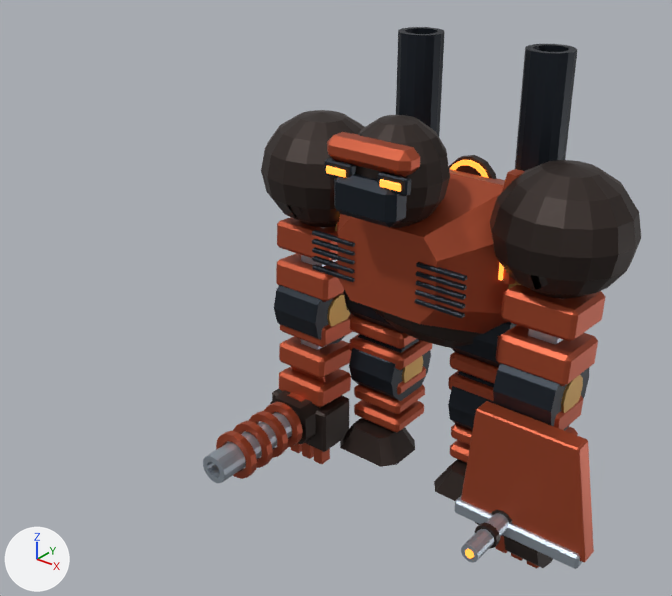
Renders of the glTF model public/assets/models/reference/t03.glb from each side of a commit.
Camera for both pictures: a camera (50 mm lens) standing at (4.51, -7.4, 6.03) and looking at (-0.15, -1.58, 2.42). The lights are fixed; the arrows at lower left show +X, +Y and +Z. The older version comes first. Both versions are drawn at frame 13 of the action 'heavy'; the numbers are the values there.

The first picture shows 'Export_chest_armor', 'Export_chest_dark', 'Export_elbow_l_armor', 'Export_elbow_l_steel', 'Export_elbow_r_armor', 'Export_head_dark', 'Export_head_shade', 'Export_heavy_armor', 'Export_shoulder_l_armor', 'Export_shoulder_l_shade', 'Export_shoulder_r_armor', 'Export_shoulder_r_shade' and 35 more.
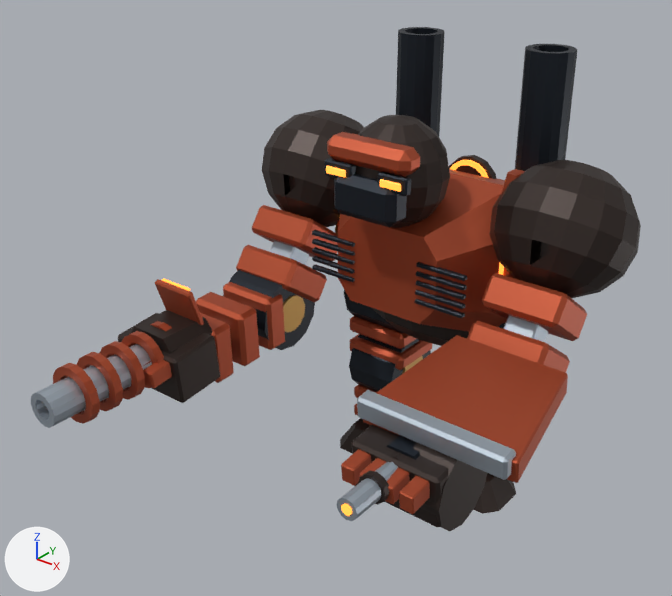
Not drawn themselves, but carrying or shaping drawn objects: ob_shoulder_l, ob_elbow_l, ob_gun, ob_shoulder_r, ob_elbow_r, ob_heavy.

The change, as a list of edits to the scene's bpy script:
```text
Change ob_shoulder_l:
    ob_shoulder_l.rotation_euler: (0.0, 0.0, 0.0) -> (-0.548, 0.0, 0.0)  # degrees (0, 0, 0) -> degrees (-31, 0, 0)
Change ob_elbow_l:
    ob_elbow_l.rotation_euler: (0.0, 0.0, 0.0) -> (-0.918, 0.0, 0.0)  # degrees (0, 0, 0) -> degrees (-53, 0, 0)
Change ob_gun:
    ob_gun.rotation_euler: (0.0, 0.0, 0.0) -> (1.466, 0.0, 0.0)  # degrees (0, 0, 0) -> degrees (84, 0, 0)
Change ob_shoulder_r:
    ob_shoulder_r.rotation_euler: (0.0, 0.0, 0.0) -> (-0.548, 0.0, 0.0)  # degrees (0, 0, 0) -> degrees (-31, 0, 0)
Change ob_elbow_r:
    ob_elbow_r.rotation_euler: (0.0, 0.0, 0.0) -> (-0.918, 0.0, 0.0)  # degrees (0, 0, 0) -> degrees (-53, 0, 0)
Change ob_heavy:
    ob_heavy.rotation_euler: (0.0, 0.0, 0.0) -> (1.466, 0.0, 0.0)  # degrees (0, 0, 0) -> degrees (84, 0, 0)
```

Pixel boxes [x1, y1, x2, y2] of what changed, in the pictures (672 x 596 px):
'Export_elbow_l_armor', turned
    before: [461, 396, 594, 562]
    after: [363, 335, 568, 483]
'Export_shoulder_l_shade', turned
    before: [490, 160, 641, 299]
    after: [489, 160, 641, 298]
'Export_elbow_r_armor', turned
    before: [279, 314, 354, 408]
    after: [196, 282, 285, 383]
'Export_shoulder_l_armor', turned
    before: [496, 285, 605, 386]
    after: [467, 273, 587, 373]
'Export_shoulder_r_shade', turned
    before: [261, 110, 364, 227]
    after: [262, 110, 364, 227]
'Export_heavy_armor', turned
    before: [216, 393, 305, 479]
    after: [53, 321, 172, 424]
'Export_elbow_l_steel', turned
    before: [455, 495, 582, 569]
    after: [357, 390, 516, 480]
'Export_shoulder_r_armor', turned
    before: [276, 217, 344, 302]
    after: [236, 205, 338, 302]
'Export_heavy_steel', turned
    before: [203, 412, 292, 483]
    after: [31, 344, 152, 428]
'Export_wrist_r_shade', turned
    before: [272, 389, 349, 452]
    after: [118, 313, 220, 403]
'Export_gun_shade', turned
    before: [504, 536, 553, 568]
    after: [413, 443, 487, 531]
'Export_elbow_r_dark', turned
    before: [274, 285, 351, 345]
    after: [223, 270, 315, 350]
'Export_elbow_l_dark', turned (not visible afterwards)
    before: [493, 363, 589, 431]
'Export_wrist_l_shade', turned (not visible before)
    after: [351, 425, 448, 527]
'Export_heavy_shade', turned
    before: [270, 390, 328, 444]
    after: [131, 310, 213, 354]
'Export_wrist_l_armor', turned (mostly hidden before)
    before: [495, 536, 539, 568]
    after: [341, 449, 430, 514]
'Export_gun_recoil_steel', turned
    before: [461, 513, 509, 563]
    after: [337, 462, 398, 521]
'Export_charge_hinge_armor', turned (mostly hidden before)
    before: [291, 366, 326, 382]
    after: [155, 279, 204, 325]
'Export_elbow_r_brass', turned
    before: [327, 294, 350, 326]
    after: [283, 295, 305, 332]
'Export_wrist_r_armor', turned
    before: [291, 443, 330, 465]
    after: [113, 341, 172, 388]
'Export_gun_recoil_shade', turned
    before: [475, 510, 512, 549]
    after: [358, 453, 401, 505]
'Export_shoulder_l_steel', turned (mostly hidden before)
    before: [528, 298, 563, 344]
    after: [503, 316, 548, 342]
'Export_shoulder_r_steel', turned (mostly hidden before)
    before: [301, 227, 337, 267]
    after: [270, 241, 309, 265]
'Export_elbow_l_brass', turned (not visible afterwards)
    before: [561, 375, 583, 413]
'Export_gun_recoil_dark', turned (not visible before)
    after: [386, 435, 420, 460]
'Export_light_muzzle_glow', turned
    before: [465, 549, 474, 559]
    after: [341, 503, 352, 516]
'Export_elbow_r_steel', turned (not visible afterwards)
    before: [301, 339, 327, 350]
'Export_charge_hinge_glow', turned (not visible before)
    after: [162, 278, 191, 291]
'Export_knee_r_armor', unchanged, covered by the edit
    before: [354, 366, 426, 433]
    after: [354, 385, 376, 416]
'Export_ankle_r_shade', unchanged, covered by the edit
    before: [340, 418, 415, 467]
    after: [340, 418, 371, 453]
